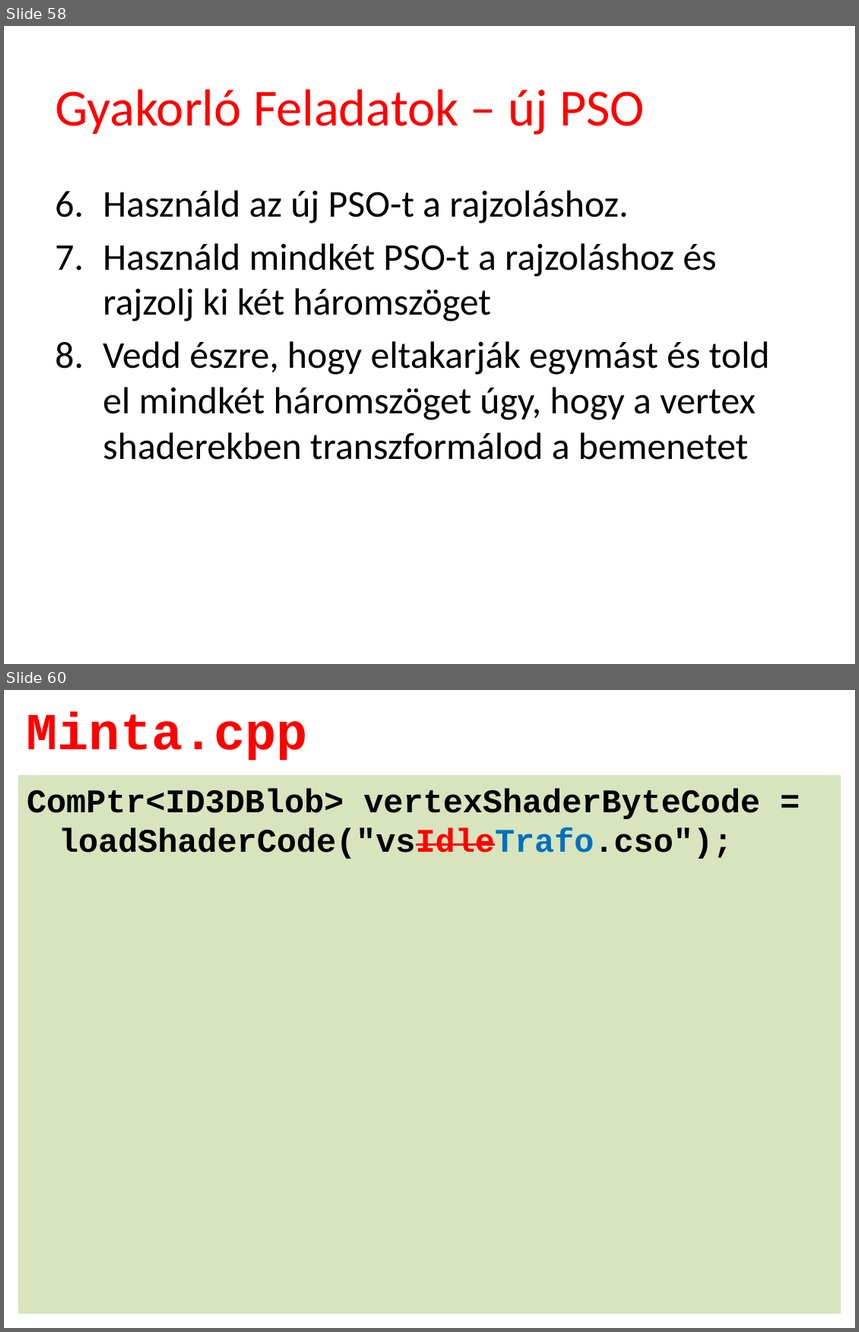
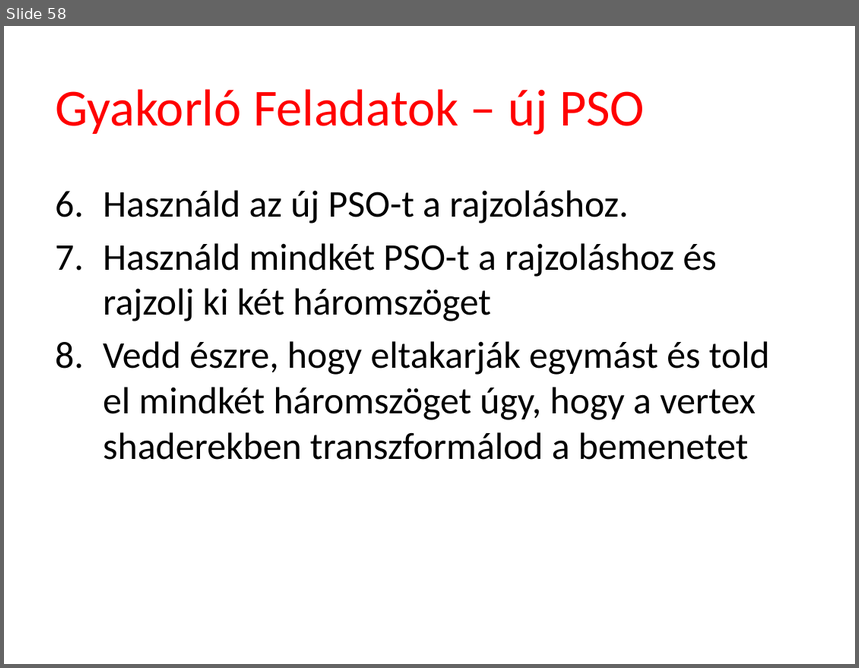
Before and after one commit to tyekx/dx12, a slide deck: Slides/gg000-HelloTriangle.pptx. Shown one above the other, each under a label of ours: slides 58 and 60 before the commit, slide 58 after it; the slides between them are not shown. The pictures are 859x1332 and 859x668 pixels, drawn with LibreOffice and Linux fonts; fonts in the diff are those of the drawing; background and template pictures are left out. Boxes give left, top, right and bottom in pixels: in the first picture for what was removed or moved away, otherwise in the second. Text is boxed around its words. In the diff, an @@ line names an element or a change of style, - is before the commit and + after.

```diff
--- a/Slides/gg000-HelloTriangle.pptx
+++ b/Slides/gg000-HelloTriangle.pptx
@@ slide 60 removed at <box>4,690,855,1328</box>, background #FFFFFF @@
@@ title removed at <box>27,712,308,761</box> @@
-Minta.cpp
@@ text removed at <box>18,775,842,1314</box> @@
-ComPtr<ID3DBlob> vertexShaderByteCode = loadShaderCode("vsIdleTrafo.cso");
```
Also in this commit, not shown: 2 slides changed, 1 slide added, 1 other slide removed.
